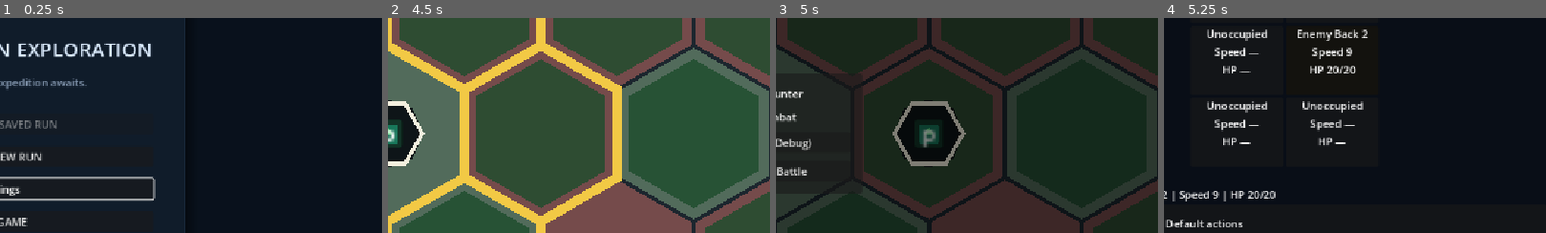
Above: before the commit, frames 1-4 (left to right).
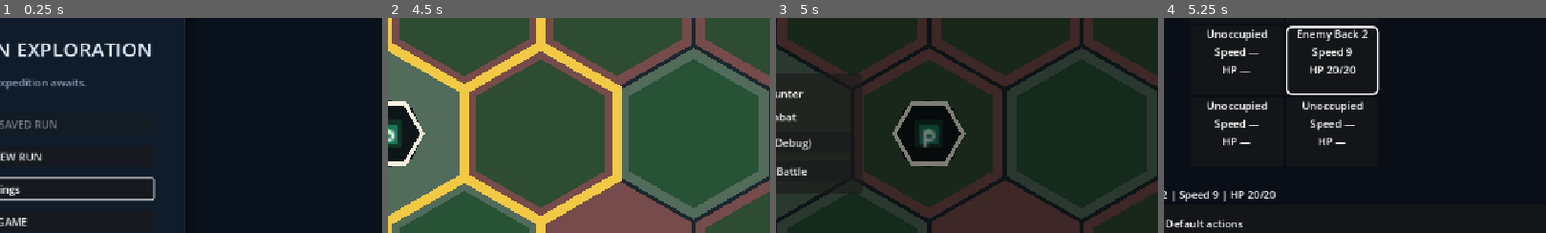
Above: after the commit, the same moments.

Repository: Poostaq/two-dimensional-experiment
Game: Godot game, scene res://Scenes/world_run_start.tscn
Same seed, same stepped clock (60 frames per second), same inputs: the game is played once before the commit and once after it. The engine's default icon, where the game draws it, is replaced by a stand-in: a white triangle on a blue panel in a dark square.
Inputs (mouse positions are % of the whole screen's width and height, from its top left):
- Up to frame 1 (0.25 s): no input
- Up to frame 2 (4.5 s): click "START NEW RUN" at 0.5 s; click (50, 73) at 1.27 s; type "12" at 1.35 s; click "Begin" at 2 s; click "Manage Party" at 2.75 s; click "Return to Map" at 3.5 s; tap Enter at 4.25, 4.35 s; move the mouse to (72, 45) at 4.27 s; hold Right from 4.28 s (still down); click (72, 45) at 4.42 s
- Up to frame 3 (5 s): keep holding Right; tap Space at 4.52 s
- Up to frame 4 (5.25 s): release Right at 5 s; click "Enter Battle" at 5 s
The pictures show only the part of the screen within x 50-100%, y 23-73%; the shares and areas given below are measured in that part.

Frames 1-3 are identical in both runs. In frame 4, 1.0% of the frame differs, in the area x 32-57%, y 3-36%.

Commit message:
Fix transient damage border cleanup

Diff:
--- a/Scripts/Battle/battle_arena.gd
+++ b/Scripts/Battle/battle_arena.gd
@@ -10,9 +10,13 @@
 
 const SIDE_SLOT_COUNT := 6
 const NEUTRAL_SLOT_COLOR := Color.WHITE
-const CURRENT_SLOT_COLOR := Color(1.0, 0.82, 0.32, 1.0)
+const CURRENT_SLOT_BORDER_COLOR := Color.WHITE
+const EFFECT_POSITIVE_BORDER_COLOR := Color(0.25, 0.95, 0.45, 1.0)
+const EFFECT_NEGATIVE_BORDER_COLOR := Color(1.0, 0.35, 0.4, 1.0)
+const CURRENT_SLOT_BORDER_WIDTH := 3
 const ATTACKER_SLOT_COLOR := Color(0.35, 0.9, 0.5, 1.0)
 const RECEIVER_SLOT_COLOR := Color(1.0, 0.35, 0.4, 1.0)
+const EFFECT_HIGHLIGHT_TURN_ADVANCES := 2
 const FEEDBACK_DURATION_SECONDS := 0.8
 const SELECTED_REWARD_COLOR := Color(1.0, 0.82, 0.32, 1.0)
 const SKILL_BUTTON_SIZE := Vector2(88.0, 88.0)
@@ -116,6 +120,8 @@
 var _battle_revision: int = 0
 var _default_action_mode: DefaultActionMode = DefaultActionMode.NONE
 var _default_action_preview: Dictionary = {}
+var _effect_highlight_target_colors: Dictionary[StringName, Color] = {}
+var _effect_highlight_turns_remaining: int = 0
 var _preparation_required: bool = false
 var _preparation_record: RefCounted
 var _preparation_transaction: RefCounted
@@ -178,6 +184,7 @@
 func configure_units(units: Array[BattleUnitState]) -> void:
 	_clear_reward_ui()
 	_clear_default_action_state()
+	_clear_effect_highlights()
 	_clear_skill_inspector()
 	_skill_transaction.reset()
 	_battle_revision = 0
@@ -1175,6 +1182,9 @@
 		_action_in_progress = false
 		return false
 	_dispatch_passive_reactions(action_record, action_round, keyword_deltas)
+	_set_effect_highlights(
+		_collect_effect_highlight_colors(keyword_deltas)
+	)
 	var action_entry := BattleActionLogEntry.new(
 		_battle_action_log_entries.size() + 1,
 		action_round,
@@ -1695,6 +1705,7 @@
 	_battle_outcome = outcome
 	_turn_queue.clear()
 	_current_turn_index = 0
+	_clear_effect_highlights()
 	for unit: BattleUnitState in _units:
 		if is_instance_valid(unit):
 			unit.clear_battle_local_state()
@@ -1778,6 +1789,10 @@
 		round_number += 1
 		_expire_round_modifiers(completed_round)
 		_current_turn_index = 0
+	if _effect_highlight_turns_remaining > 0:
+		_effect_highlight_turns_remaining -= 1
+		if _effect_highlight_turns_remaining == 0:
+			_clear_effect_highlights()
 	_resolve_current_action_start_reactions()
 
 
@@ -2236,9 +2251,18 @@
 	var current_unit := get_current_unit()
 	var current_slot := _get_slot_for_unit(current_unit)
 	if is_instance_valid(current_slot):
-		current_slot.self_modulate = CURRENT_SLOT_COLOR
-		current_slot.set_meta("is_current_unit", true)
-		current_slot.set_meta("highlight_role", &"current")
+		_apply_current_slot_highlight(current_slot)
+	for target_id: StringName in _effect_highlight_target_colors.keys():
+		var target_unit := get_unit_by_id(target_id)
+		var target_slot := _get_slot_for_unit(target_unit)
+		if not is_instance_valid(target_slot):
+			continue
+		var effect_overlay := _get_or_create_effect_slot_border_overlay(target_slot)
+		effect_overlay.add_theme_stylebox_override(
+			"panel",
+			_effect_border_style(_effect_highlight_target_colors[target_id])
+		)
+		effect_overlay.visible = true
 
 
 func _reset_slot_highlights() -> void:
@@ -2246,8 +2270,121 @@
 		slot.self_modulate = NEUTRAL_SLOT_COLOR
 		slot.set_meta("is_current_unit", false)
 		slot.set_meta("highlight_role", &"neutral")
+		var border_overlay := slot.get_node_or_null("CurrentUnitBorderOverlay") as Panel
+		if is_instance_valid(border_overlay):
+			border_overlay.visible = false
+		var effect_overlay := slot.get_node_or_null("EffectStatusBorderOverlay") as Panel
+		if is_instance_valid(effect_overlay):
+			effect_overlay.visible = false
 		var damage_label := slot.get_node("UnitInfo/DamageFeedbackLabel") as Label
 		damage_label.text = ""
+
+
+func _apply_current_slot_highlight(slot: Control) -> void:
+	slot.self_modulate = Color.WHITE
+	slot.set_meta("is_current_unit", true)
+	slot.set_meta("highlight_role", &"current")
+	var border_overlay := _get_or_create_current_slot_border_overlay(slot)
+	border_overlay.visible = true
+
+
+func _get_or_create_current_slot_border_overlay(slot: Control) -> Panel:
+	var existing := slot.get_node_or_null("CurrentUnitBorderOverlay") as Panel
+	if is_instance_valid(existing):
+		return existing
+	var overlay := Panel.new()
+	overlay.name = "CurrentUnitBorderOverlay"
+	overlay.mouse_filter = Control.MOUSE_FILTER_IGNORE
+	overlay.set_anchors_and_offsets_preset(Control.PRESET_FULL_RECT)
+	overlay.z_index = 11
+	overlay.visible = false
+	overlay.add_theme_stylebox_override("panel", _current_slot_border_style())
+	slot.add_child(overlay)
+	return overlay
+
+
+func _get_or_create_effect_slot_border_overlay(slot: Control) -> Panel:
+	var existing := slot.get_node_or_null("EffectStatusBorderOverlay") as Panel
+	if is_instance_valid(existing):
+		return existing
+	var overlay := Panel.new()
+	overlay.name = "EffectStatusBorderOverlay"
+	overlay.mouse_filter = Control.MOUSE_FILTER_IGNORE
+	overlay.set_anchors_and_offsets_preset(Control.PRESET_FULL_RECT)
+	overlay.z_index = 12
+	overlay.visible = false
+	slot.add_child(overlay)
+	return overlay
+
+
+func _current_slot_border_style() -> StyleBoxFlat:
+	var style := StyleBoxFlat.new()
+	style.border_color = CURRENT_SLOT_BORDER_COLOR
+	style.set_border_width_all(CURRENT_SLOT_BORDER_WIDTH)
+	style.bg_color = Color.TRANSPARENT
+	style.corner_radius_top_left = 8
+	style.corner_radius_top_right = 8
+	style.corner_radius_bottom_left = 8
+	style.corner_radius_bottom_right = 8
+	return style
+
+
+func _effect_border_style(border_color: Color) -> StyleBoxFlat:
+	var style := StyleBoxFlat.new()
+	style.border_color = border_color
+	style.set_border_width_all(CURRENT_SLOT_BORDER_WIDTH)
+	style.bg_color = Color.TRANSPARENT
+	style.corner_radius_top_left = 8
+	style.corner_radius_top_right = 8
+	style.corner_radius_bottom_left = 8
+	style.corner_radius_bottom_right = 8
+	return style
+
+
+func _set_effect_highlights(target_colors: Dictionary[StringName, Color]) -> void:
+	_effect_highlight_target_colors = target_colors.duplicate()
+	_effect_highlight_turns_remaining = (
+		EFFECT_HIGHLIGHT_TURN_ADVANCES if not _effect_highlight_target_colors.is_empty() else 0
+	)
+	if is_node_ready():
+		_refresh_highlights()
+
+
+func _clear_effect_highlights() -> void:
+	if _effect_highlight_target_colors.is_empty() and _effect_highlight_turns_remaining == 0:
+		return
+	_effect_highlight_target_colors.clear()
+	_effect_highlight_turns_remaining = 0
+	if is_node_ready():
+		_refresh_highlights()
+
+
+func _collect_effect_highlight_colors(
+	keyword_deltas: Array[Dictionary]
+) -> Dictionary[StringName, Color]:
+	var effect_colors: Dictionary[StringName, Color] = {}
+	for delta: Dictionary in keyword_deltas:
+		var target_id: StringName = delta.get(&"target_id", &"")
+		if target_id.is_empty():
+			continue
+		var effect_color := _effect_color_for_keyword_kind(int(delta.get(&"kind", -1)))
+		if effect_color == Color.TRANSPARENT:
+			continue
+		if not effect_colors.has(target_id) or effect_colors[target_id] != EFFECT_NEGATIVE_BORDER_COLOR:
+			effect_colors[target_id] = effect_color
+	return effect_colors
+
+
+func _effect_color_for_keyword_kind(kind: int) -> Color:
+	match kind:
+		BattleKeywordOperation.Kind.ADD_ARMOR:
+			return EFFECT_POSITIVE_BORDER_COLOR
+		BattleKeywordOperation.Kind.APPLY_ADVANTAGE:
+			return EFFECT_POSITIVE_BORDER_COLOR
+		BattleKeywordOperation.Kind.REDUCE_COOLDOWN:
+			return EFFECT_POSITIVE_BORDER_COLOR
+		_:
+			return Color.TRANSPARENT
 
 
 func _apply_entry_feedback(entry: BattleLogEntry) -> void:
@@ -2261,6 +2398,13 @@
 	if is_instance_valid(receiver_slot):
 		receiver_slot.self_modulate = RECEIVER_SLOT_COLOR
 		receiver_slot.set_meta("highlight_role", &"receiver")
+		if entry.applied_damage > 0:
+			var effect_overlay := _get_or_create_effect_slot_border_overlay(receiver_slot)
+			effect_overlay.add_theme_stylebox_override(
+				"panel",
+				_effect_border_style(EFFECT_NEGATIVE_BORDER_COLOR)
+			)
+			effect_overlay.visible = true
 		var damage_label := receiver_slot.get_node("UnitInfo/DamageFeedbackLabel") as Label
 		damage_label.text = "-%d" % entry.applied_damage
 
@@ -2341,6 +2485,7 @@
 func _on_exit_debug_pressed() -> void:
 	get_viewport().set_input_as_handled()
 	_skill_transaction.reset()
+	_clear_effect_highlights()
 	_clear_committed_action_history()
 	_render_skill_transaction()
 	_clear_reward_ui()
--- a/Tests/Battle/test_ac2_3_damage_defeat_log.gd
+++ b/Tests/Battle/test_ac2_3_damage_defeat_log.gd
@@ -267,6 +267,24 @@
 	var attacker: Variant = arena.call("get_unit_by_id", &"player_4") if arena != null and arena.has_method("get_unit_by_id") else null
 	var receiver: Variant = _target_for_first_fixture(arena)
 	_assert(_feedback_matches(arena, attacker, receiver, "-7"), "resolution feedback", "expected green attacker, red receiver, and -7")
+	var receiver_slot := _slot_for(arena, receiver)
+	var receiver_border := receiver_slot.get_node_or_null("EffectStatusBorderOverlay") as Panel if receiver_slot != null else null
+	var receiver_border_style := receiver_border.get_theme_stylebox("panel") as StyleBoxFlat if receiver_border != null else null
+	_assert(
+		_feedback_matches(arena, attacker, receiver, "-7")
+		and receiver_border != null
+		and receiver_border.visible
+		and is_instance_valid(receiver_border_style)
+		and receiver_border_style.border_color == Color(1.0, 0.35, 0.4, 1.0),
+		"resolution feedback",
+		"expected green attacker, red receiver, and -7"
+	)
+	await create_timer(0.9).timeout
+	_assert(
+		receiver_border == null or not receiver_border.visible,
+		"resolution feedback clears",
+		"expected red receiver border to disappear with damage feedback"
+	)
 	_free_arena(arena)
 
 
@@ -290,7 +308,18 @@
 	await create_timer(0.9).timeout
 	var current: Variant = arena.call("get_current_unit") if arena != null else null
 	var slot := _slot_for(arena, current)
-	_assert(slot != null and slot.get_meta("highlight_role", &"") == &"current", "hover exit restores current", "expected gold current-unit state")
+	var border := slot.get_node_or_null("CurrentUnitBorderOverlay") as Panel if slot != null else null
+	var border_style := border.get_theme_stylebox("panel") as StyleBoxFlat if border != null else null
+	_assert(
+		slot != null
+		and slot.get_meta("highlight_role", &"") == &"current"
+		and border != null
+		and border.visible
+		and is_instance_valid(border_style)
+		and border_style.border_color == Color.WHITE,
+		"hover exit restores current",
+		"expected active-unit white border after preview clears"
+	)
 	_free_arena(arena)
 
 
